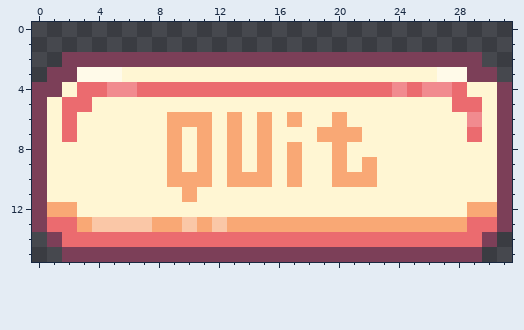
Two states of a pixel-art file, Assets/Scenes/Part 3 UI Testing/UI elements/QuitBtn_PushState.aseprite. Above: the version before the commit.
32x16 pixels, 1 frame.
Once edited:
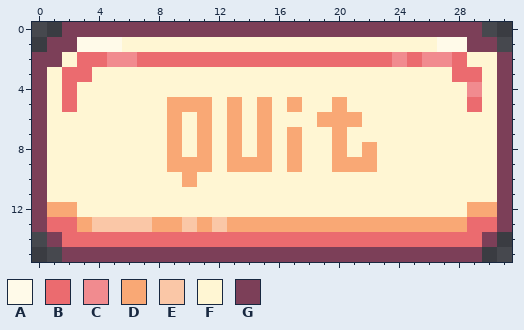
Palette (. is transparent): A #fffae9  B #eb6b6f  C #f18b8f  D #f9a875  E #fac7a7  F #fff6d3  G #7c3f58
Changes in this commit:
Changed rows in their new state; - is an unchanged pixel.
first column x 0:
 0 --GGGGGGGGGGGGGGGGGGGGGGGGGGGG--
 1 -GGAAAFFFFFFFFFFFFFFFFFFFFFAAGG-
 2 GGFBBCCBBBBBBBBBBBBBBBBBCBCCBFFG
 3 GFBBFF---------------------FBBFG
 4 -FBFFFFFFFFFFFFFFFFFFFFFFFFFFC--
 5 ---F-----DDD-D-D-D--D-------F---
 6 --F-------F------F-D-D-------F--
 7 --F--------------D-F-F-------F--
 8 ----------------------D---------
 9 ----------D---D------D----------
10 ---------F-F-FFF-F--FFF---------
11 ----------F---------------------
